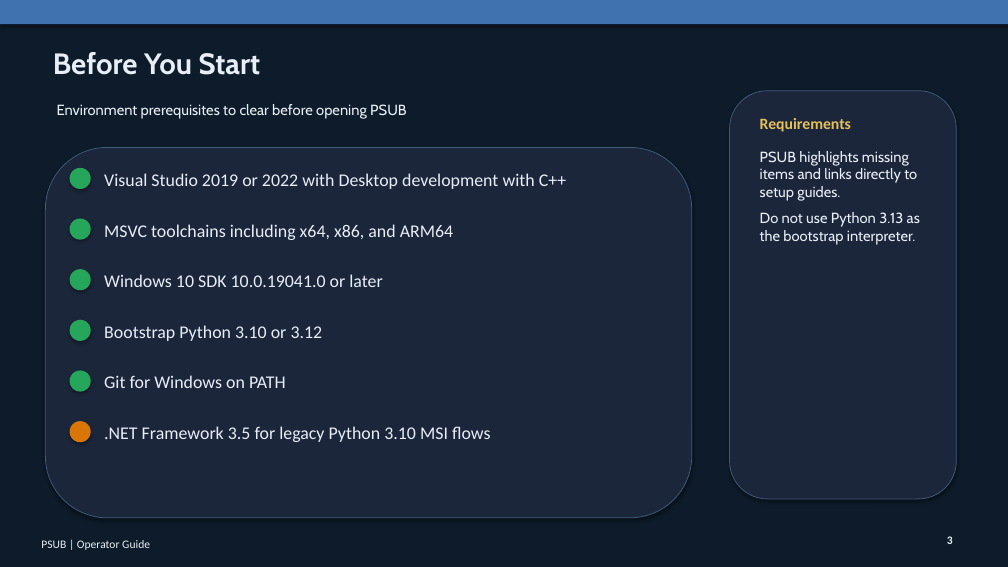
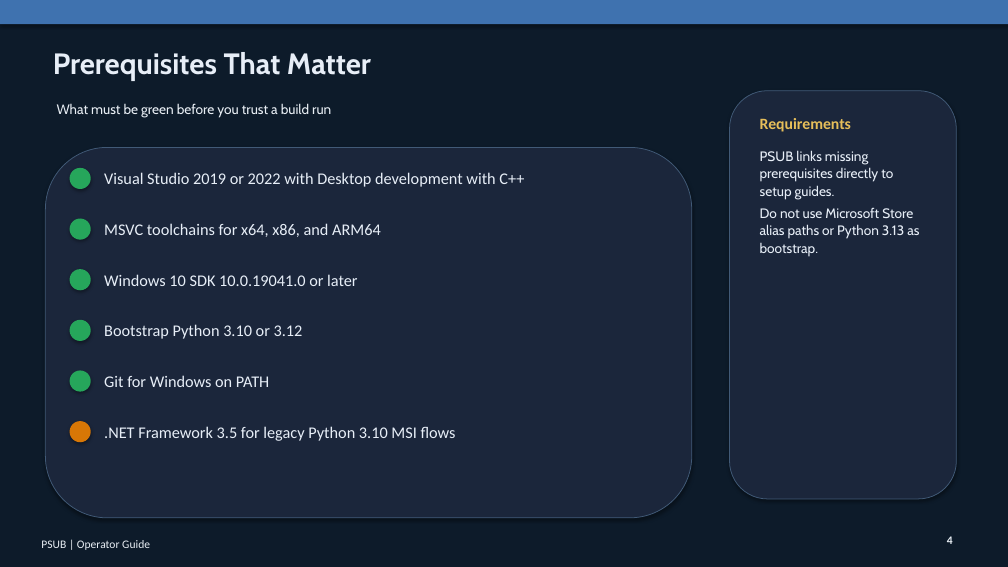
Before and after one commit to patrikkarlsson72/psub, a slide deck: slide 4 of output/presentation/PSUB-Operator-Guide.pptx (slide 3 before the commit). Drawn at 1008x567 pixels with LibreOffice and Linux fonts; fonts in the diff are those of the drawing. Boxes give left, top, right and bottom in pixels: in the first picture for what was removed or moved away, otherwise in the second. Text is boxed around its words. In the diff, an @@ line names an element or a change of style, - is before the commit and + after.

Commit message:
Refine PSUB operator presentation deck

```diff
--- a/output/presentation/PSUB-Operator-Guide.pptx
+++ b/output/presentation/PSUB-Operator-Guide.pptx
@@ text at [53, 52, 371, 81]: text changed @@
-Before You Start
+Prerequisites That Matter
@@ text at [57, 103, 331, 118]: text changed; size 14 to 13 pt @@
-Environment prerequisites to clear before opening PSUB
+What must be green before you trust a build run
@@ text at [760, 150, 919, 257]: text changed; size 14 to 13 pt @@
-PSUB highlights missing items and links directly to setup guides.
-Do not use Python 3.13 as the bootstrap interpreter.
+PSUB links missing prerequisites directly to setup guides.
+Do not use Microsoft Store alias paths or Python 3.13 as bootstrap.
@@ text at [104, 223, 381, 237]: text changed; size 17 to 15.5 pt @@
-MSVC toolchains including x64, x86, and ARM64
+MSVC toolchains for x64, x86, and ARM64
@@ size 17 to 15.5 pt in 5 elements at [104, 172, 524, 187], [104, 274, 357, 286], [104, 324, 303, 339], [104, 375, 269, 387], [104, 426, 456, 441] @@
@@ text at [947, 536, 953, 544]: text changed @@
-3
+4
```
Also in this commit, not shown: 4 other slides changed, 3 slides added, 5 slides removed, 3 other files.
